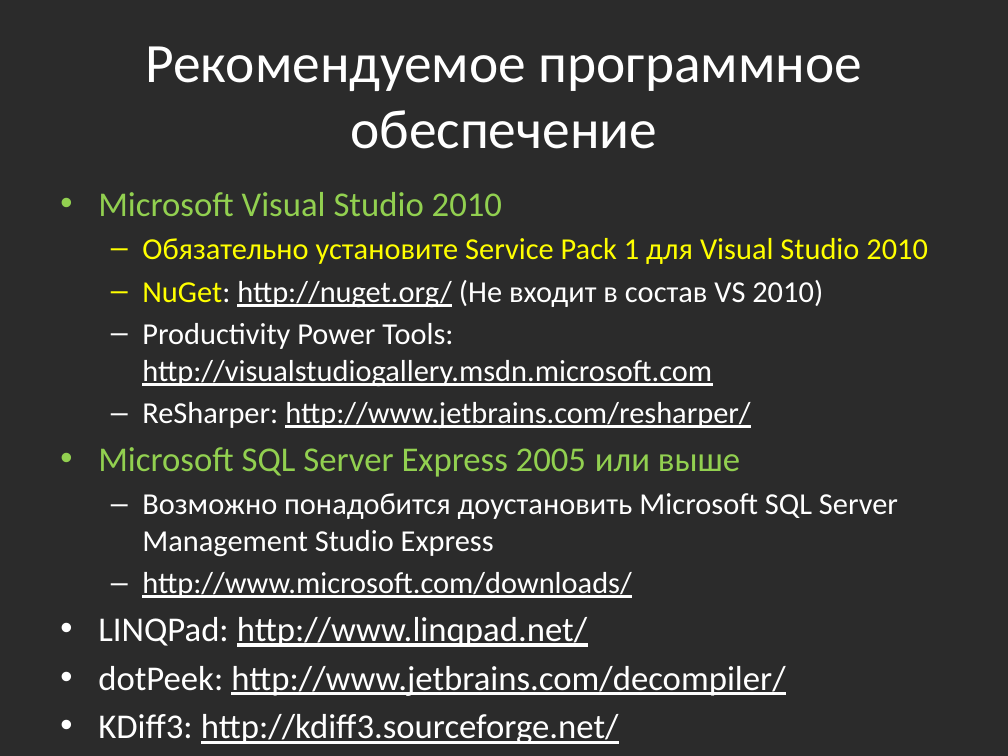
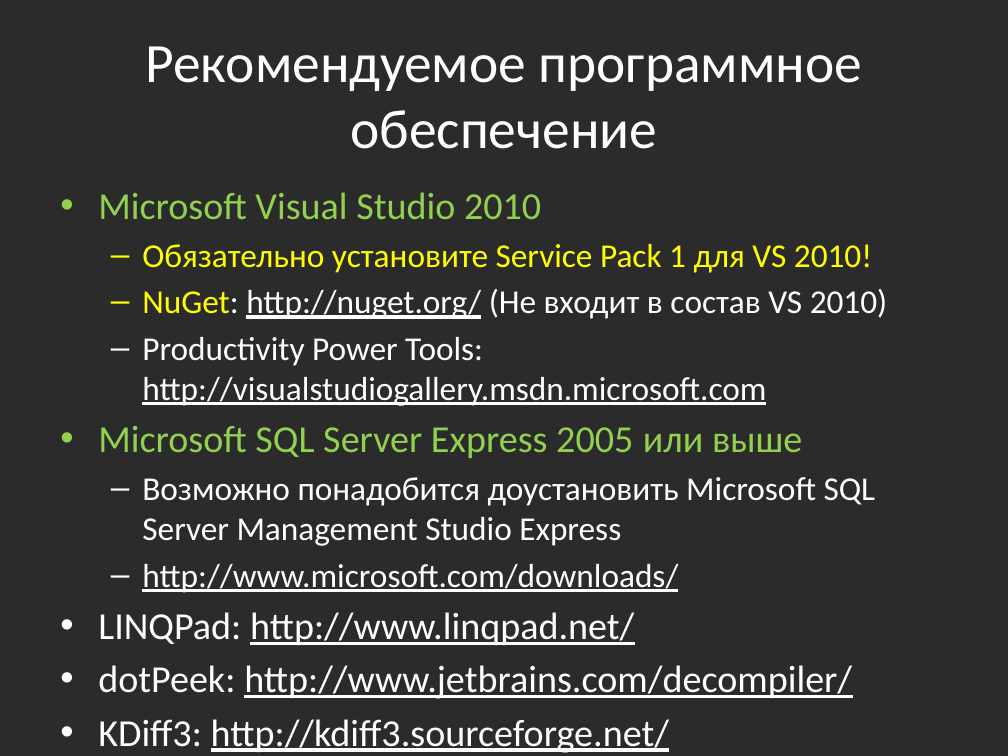
Before and after one commit to bazile/Training, a slide deck: slide 9 of Presentation/intro.pptx. Drawn at 1008x756 pixels with LibreOffice and Linux fonts; fonts in the diff are those of the drawing; background and template pictures are left out; a plain dark background stands for a picture behind light text. Boxes give left, top, right and bottom in pixels: in the first picture for what was removed or moved away, otherwise in the second. Text is boxed around its words. In the diff, an @@ line names an element or a change of style, - is before the commit and + after.

```diff
--- a/Presentation/intro.pptx
+++ b/Presentation/intro.pptx
@@ text at (98,192,888,753): size 24.8 to 27.2 pt in "Microsoft Visual Studio 2010", "Microsoft SQL Server Express 2005 или выше", "LINQPad: http://www.linqpad.net/", "dotPeek: http://www.jetbrains.com/decompiler/" and 1 more places; size 21.7 to 23.8 pt in "NuGet: http://nuget.org/ (Не входит в состав VS ...", "Productivity Power Tools: http://visualstudiogallery.msdn.mi ...", "Возможно понадобится доустановить Microsoft SQL Server Manag ...", "http://www.microsoft.com/downloads/" @@
@@ text at (142,244,872,273): text changed; size 21.7 to 23.8 pt @@
-  – Обязательно установите Service Pack 1 для Visual Studio 2010
+  – Обязательно установите Service Pack 1 для VS 2010!
@@ text at (142,402,750,428): paragraph removed @@
-  – ReSharper: http://www.jetbrains.com/resharper/
```
Also in this commit, not shown: 1 other slide changed, 2 other files.
